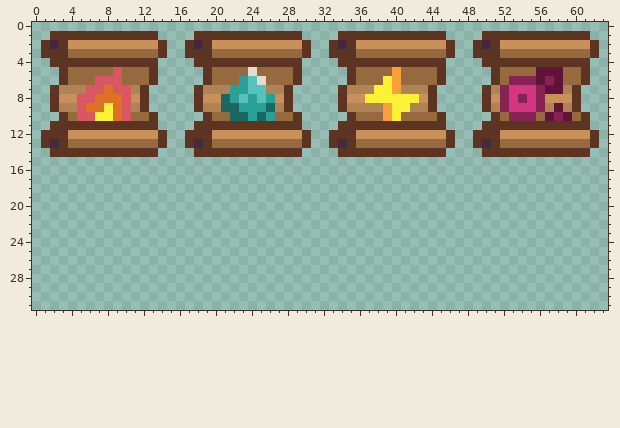
A pixel-art sprite gets an edit: src/main/resources/sprites/items/scrolls.png. That is the earlier state.
The file is 64x64 pixels. Shown: x 0..63, y 0..31.
Now the later version:
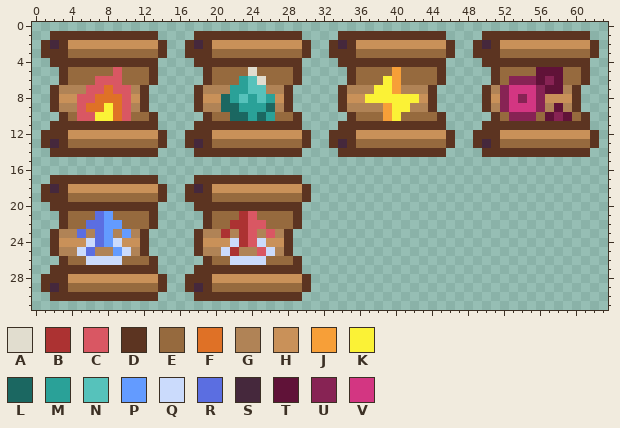
Palette (. is transparent): A #e1ddcf  B #ac3232  C #d95763  D #5c3421  E #966a3e  F #df7126  G #b08356  H #c99159  J #f79f38  K #fbf236  L #1b6761  M #2aa198  N #56c2bb  P #639bff  Q #cbdbfc  R #5b6ee1  S #45283c  T #601238  U #872354  V #d33682
The author wrote: Add scroll of blink
Edits made:
y 17: x 2..13 ............ -> DDDDDDDDDDDD; x 18..29 ............ -> DDDDDDDDDDDD
y 18: x 1..14 .............. -> DSDHHHHHHHHHHD; x 17..30 .............. -> DSDHHHHHHHHHHD
y 19: x 1..14 .............. -> DDDEEEEEEEEEED; x 17..30 .............. -> DDDEEEEEEEEEED
y 20: x 2..13 ............ -> DDDDDDDDDDDD; x 18..29 ............ -> DDDDDDDDDDDD
y 21: x 3..13 ........... -> DEEERPEEEED; x 19..29 ........... -> DEEEBCEEEED
y 22: x 3..13 ........... -> DEERRPPEEED; x 19..29 ........... -> DEEBBCCEEED
y 23: x 2..12 ........... -> DGGRGRPGPGD; x 18..28 ........... -> DGGBGBCGCGD
y 24: x 2..12 ........... -> DHHHQRPQHHD; x 18..28 ........... -> DHHHQBCQHHD
y 25: x 2..12 ........... -> DGGQRGGPQGD; x 18..28 ........... -> DGGQBGGCQGD
y 26: x 3..13 ........... -> DEEQQQQEEED; x 19..29 ........... -> DEEQQQQEEED
y 27: x 2..13 ............ -> DDDDDDDDDDDD; x 18..29 ............ -> DDDDDDDDDDDD
y 28: x 1..14 .............. -> DDDHHHHHHHHHHD; x 17..30 .............. -> DDDHHHHHHHHHHD
y 29: x 1..14 .............. -> DSDEEEEEEEEEED; x 17..30 .............. -> DSDEEEEEEEEEED
y 30: x 2..13 ............ -> DDDDDDDDDDDD; x 18..29 ............ -> DDDDDDDDDDDD
Pixel boxes of the changes (left, top, right, bottom) in both pictures:
added: (41, 175, 311, 301)
